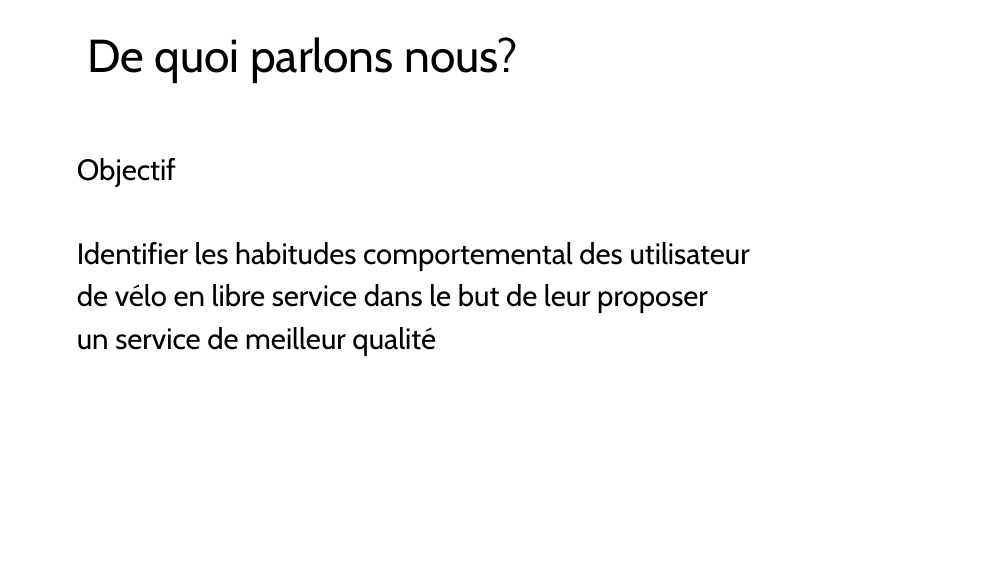
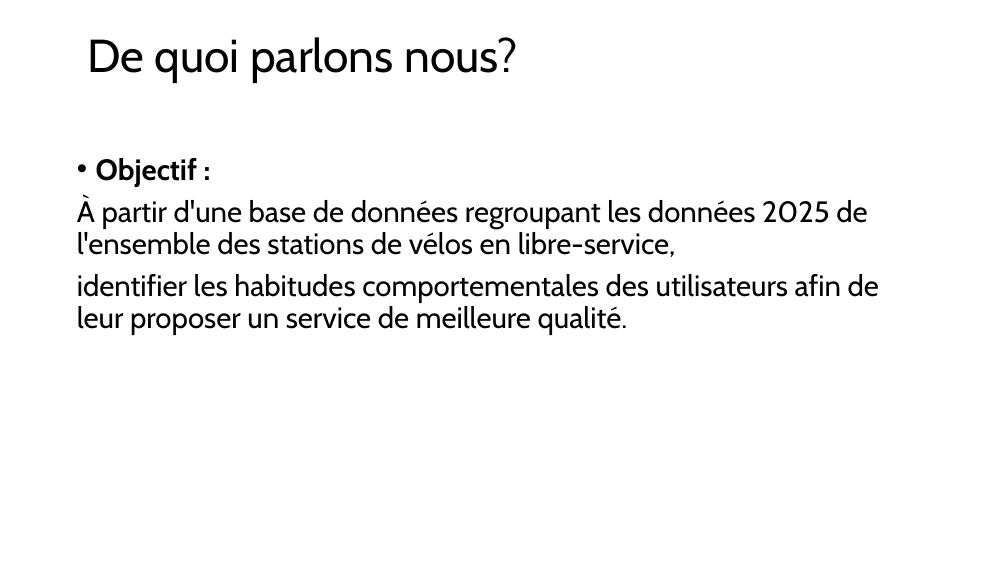
Before and after one commit to Loic0427/Data_etudes_de_cas, a slide deck: slide 4 of Velo en libre service/Etude_de_cas_cyclistic.pptx. Drawn at 1008x567 pixels with LibreOffice and Linux fonts; fonts in the diff are those of the drawing. Boxes give left, top, right and bottom in pixels: in the first picture for what was removed or moved away, otherwise in the second. Text is boxed around its words. In the diff, an @@ line names an element or a change of style, - is before the commit and + after.

```diff
--- a/Velo en libre service/Etude_de_cas_cyclistic.pptx
+++ b/Velo en libre service/Etude_de_cas_cyclistic.pptx
@@ text at [77,158,879,335]: text changed @@
-Objectif
-Identifier les habitudes comportemental des utilisateur
-de vélo en libre service dans le but de leur proposer
-un service de meilleur qualité
+• Objectif :
+À partir d'une base de données regroupant les données 2025 de l'ensemble des stations de vélos en libre-service,
+identifier les habitudes comportementales des utilisateurs afin de leur proposer un service de meilleure qualité.
```
Also in this commit, not shown: 8 other slides changed, 4 slides added, 7 other files.
